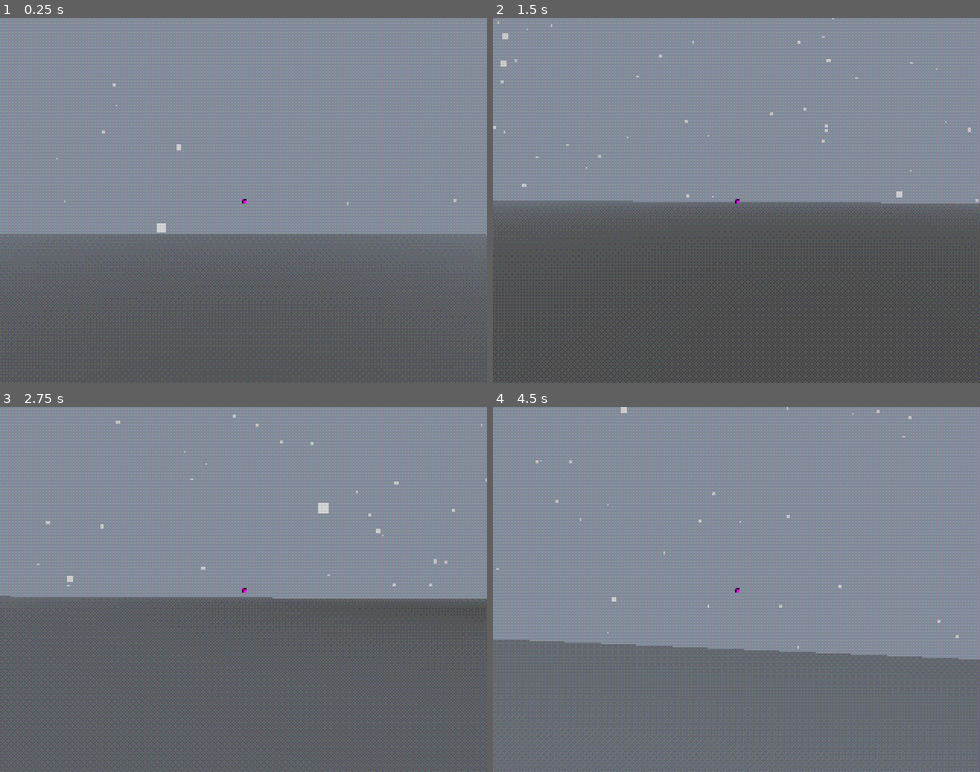
Above: before the commit, frames 1-4 (two rows, left to right).
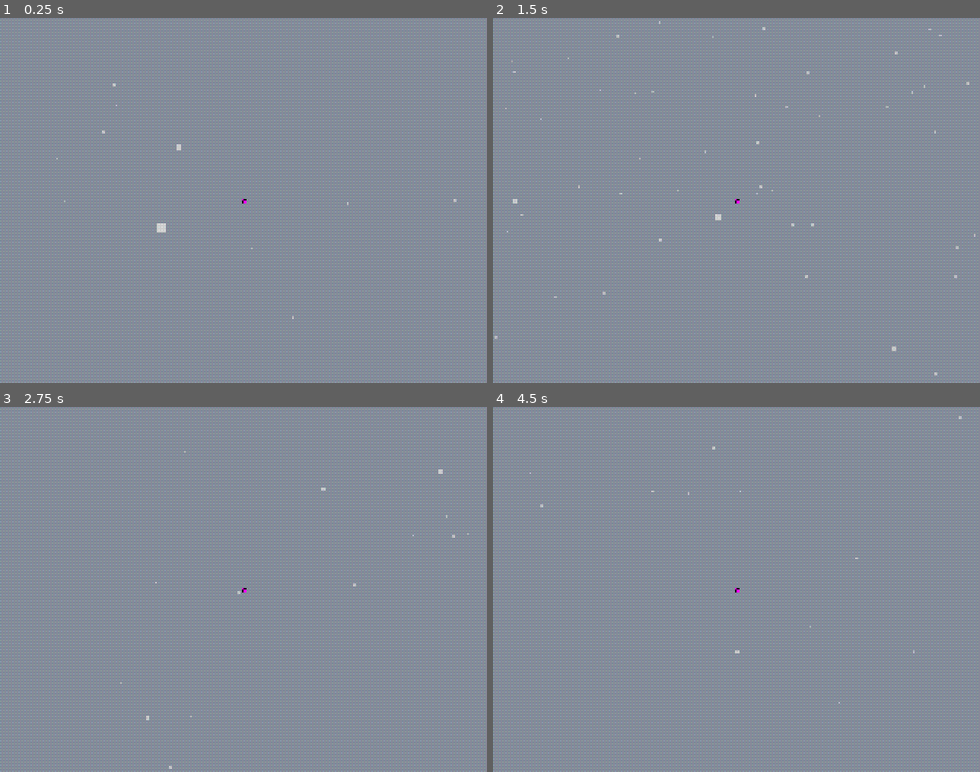
Above: after the commit, the same moments.

Repository: swigof/lowpoly-winter
Game: Godot game, scene res://scenes/main.tscn
Two runs of this game, one before a commit and one after it. Both use one fixed random seed, a clock stepped at 60 frames per second and the inputs below.
Inputs (mouse positions are in pixels of both pictures, inside the frame that each line leads up to):
- Up to frame 1 (0.25 s): no input
- Up to frame 2 (1.5 s): move the mouse to (843, 182) at 0.52 s; hold D (move_right) 0.53-1.28 s; click (843, 182) at 0.6 s; tap Space (jump) at 0.77 s; move the mouse to (712, 200) at 1.27 s; hold W (move_forward) from 1.28 s (still down); click (712, 200) at 1.35 s
- Up to frame 3 (2.75 s): keep holding W (move_forward); tap Space (jump) at 1.52 s; move the mouse to (253, 582) at 2.02 s; click (253, 582) at 2.1 s
- Up to frame 4 (4.5 s): keep holding W (move_forward); move the mouse to (731, 596) at 2.77 s; click (731, 596) at 2.85 s; tap Space (jump) at 3.02, 3.77 s; move the mouse to (775, 593) at 3.52 s; click (775, 593) at 3.6 s; move the mouse to (697, 585) at 4.27 s; click (697, 585) at 4.35 s

The runs differ from the first frame. In frame 1, 41% of the frame differs, in the area x 0-100%, y 59-100%; in frame 2, 50%, in the area x 0-100%, y 0-100%; in frame 3, 48%; in frame 4, 34%.

Commit message:
fix grass texture

Diff:
--- a/scenes/cube/cube.tscn
+++ b/scenes/cube/cube.tscn
@@ -1,7 +1,8 @@
-[gd_scene load_steps=6 format=3 uid="uid://3d88kudufm44"]
+[gd_scene load_steps=7 format=3 uid="uid://3d88kudufm44"]
 
 [ext_resource type="Shader" uid="uid://ci1lstys2j1kx" path="res://shaders/godot-psx-style-demo/shaders/psx_lit.gdshader" id="1_8viuf"]
 [ext_resource type="Script" uid="uid://clew303o07s4b" path="res://scenes/cube/cube.gd" id="1_i7q2r"]
+[ext_resource type="Texture2D" uid="uid://d06ms4xkiea2a" path="res://assets/textures/Grass_04-ScreamingBrainStudios-CC0.png" id="3_wffmw"]
 
 [sub_resource type="BoxShape3D" id="BoxShape3D_0xm2m"]
 
@@ -9,6 +10,7 @@
 render_priority = 0
 shader = ExtResource("1_8viuf")
 shader_parameter/modulate_color = Color(1, 1, 1, 1)
+shader_parameter/albedoTex = ExtResource("3_wffmw")
 shader_parameter/uv_scale = Vector2(1, 1)
 shader_parameter/uv_offset = Vector2(0, 0)
 shader_parameter/uv_pan_velocity = Vector2(0, 0)
